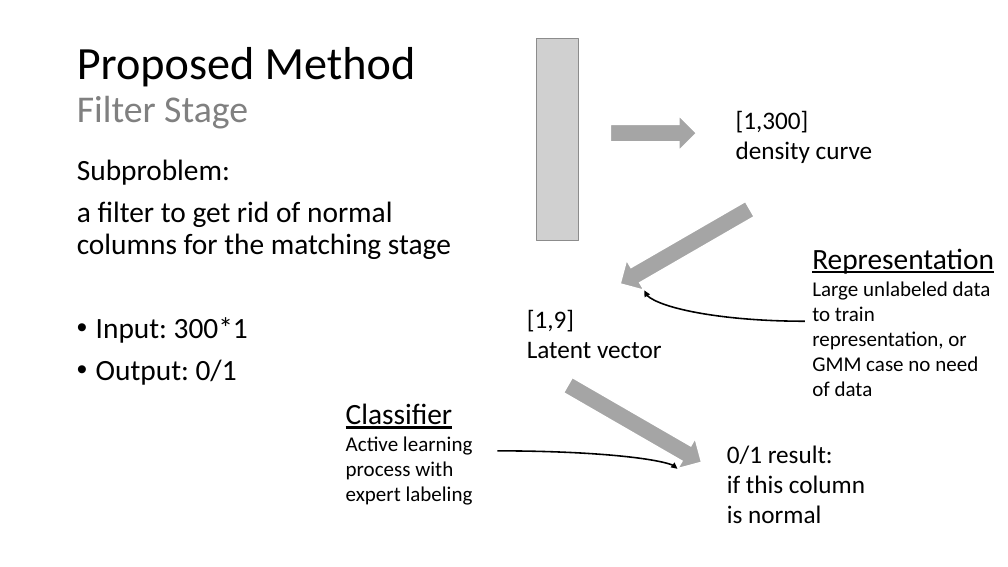
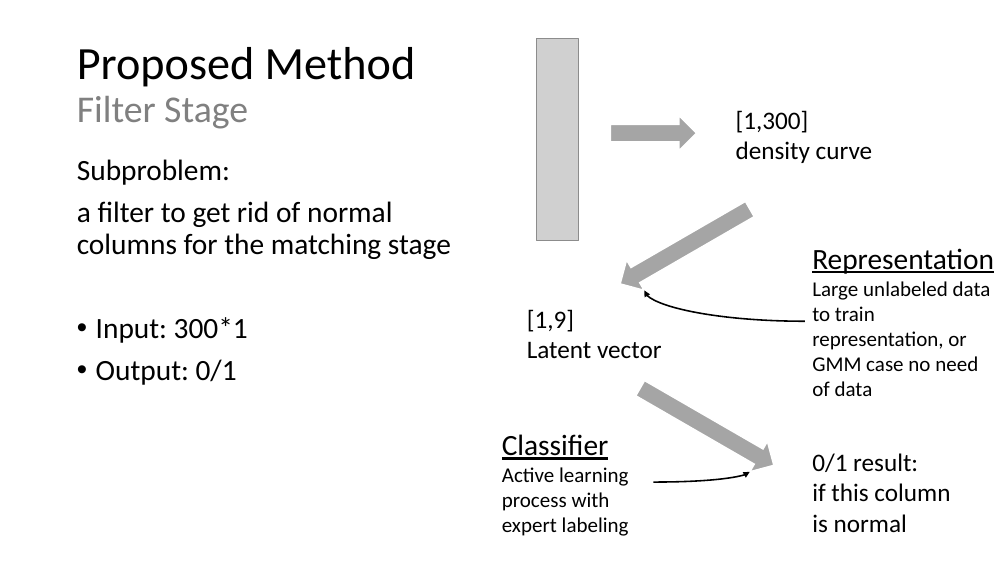
Before and after one commit to Adamli12/M-protein, a slide deck: slide 10 of report/M-protain_active_generative.pptx (slide 9 before the commit). Drawn at 1008x567 pixels with LibreOffice and Linux fonts; fonts in the diff are those of the drawing; grey boxes stand for pictures. Boxes give left, top, right and bottom in pixels: in the first picture for what was removed or moved away, otherwise in the second. Text is boxed around its words. In the diff, an @@ line names an element or a change of style, - is before the commit and + after.

```diff
--- a/report/M-protain_active_generative.pptx
+++ b/report/M-protain_active_generative.pptx
@@ right arrow: place and size @@
-right arrow at <box>559,370,710,478</box>
+right arrow at <box>631,373,783,481</box>
@@ text "Classifier": place and size @@
-text "Classifier" at <box>346,403,473,505</box>
+text "Classifier" at <box>502,434,629,536</box>
@@ text "0/1 result:": place and size @@
-text "0/1 result:" at <box>727,445,865,524</box>
+text "0/1 result:" at <box>812,453,950,533</box>
@@ curved arrow moved from (498, 451) - (678, 469) to (653, 482) - (750, 472) @@
```
Also in this commit, not shown: 3 other slides changed, 1 slide added, 54 other files.
